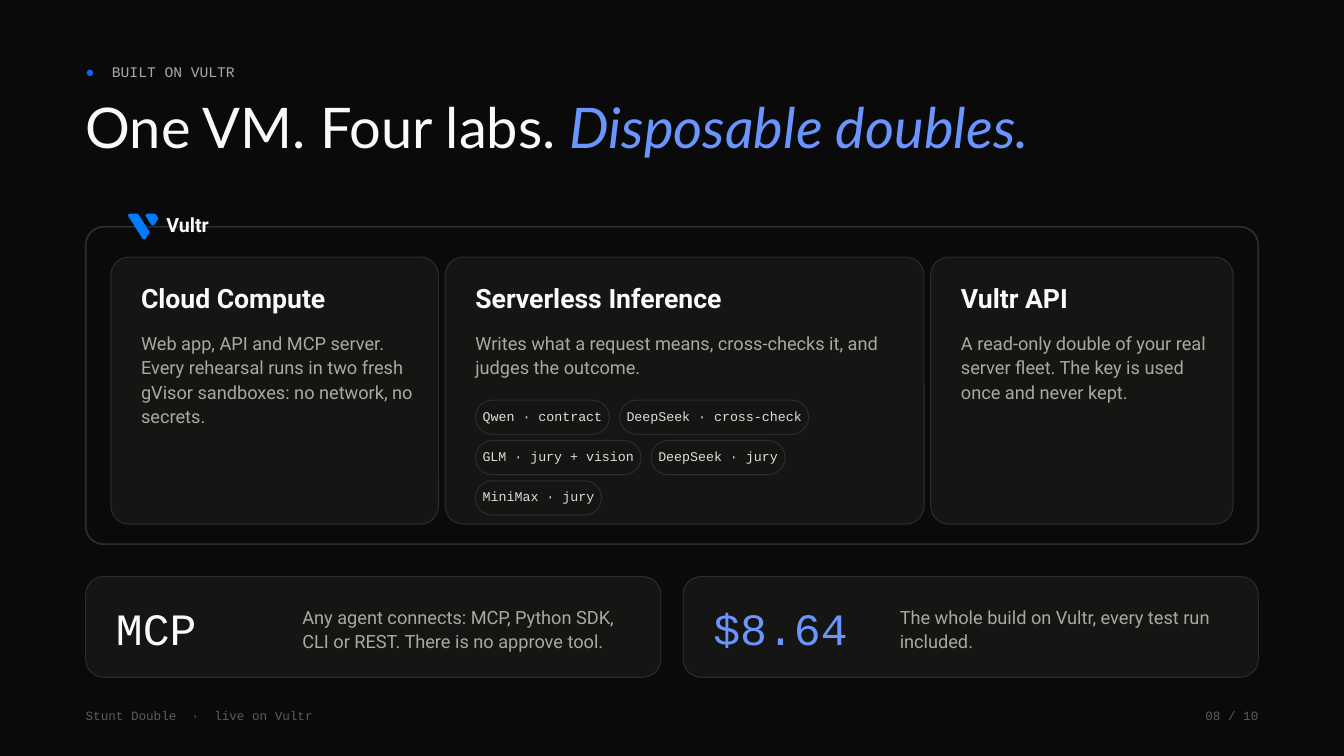
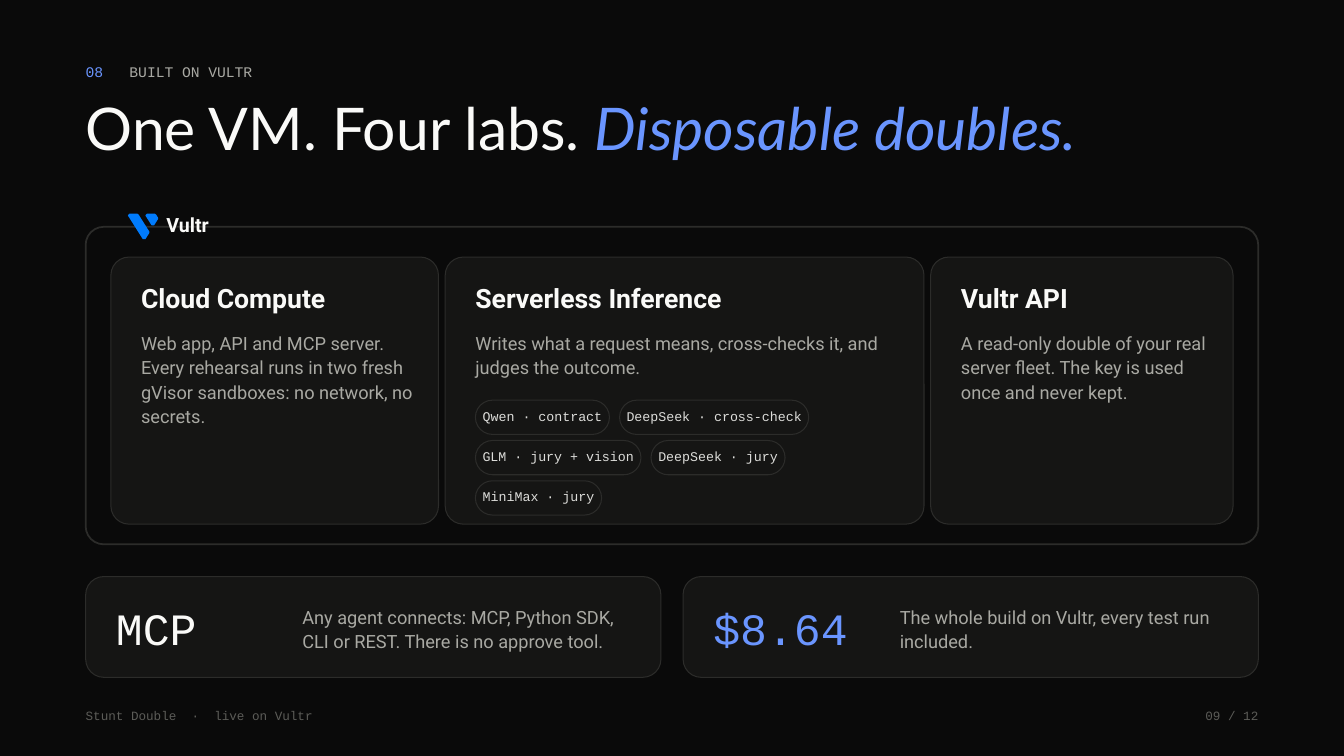
Before and after one commit to vidigoat/stunt-double, a slide deck: slide 9 of presentation/StuntDouble.pptx (slide 8 before the commit). Drawn at 1344x756 pixels with LibreOffice and Linux fonts; fonts in the diff are those of the drawing. Boxes give left, top, right and bottom in pixels: in the first picture for what was removed or moved away, otherwise in the second. Text is boxed around its words. In the diff, an @@ line names an element or a change of style, - is before the commit and + after.

```diff
--- a/presentation/StuntDouble.pptx
+++ b/presentation/StuntDouble.pptx
@@ text at [86, 67, 252, 77]: text changed @@
-● BUILT ON VULTR
+08 BUILT ON VULTR
@@ text "One VM. Four labs. Disposable ..." at [86, 106, 1076, 160]: size 40 to 42 pt @@
@@ text at [1205, 712, 1258, 720]: text changed @@
-08 / 10
+09 / 12
```
Also in this commit, not shown: 8 other slides changed, 3 slides added, 1 slide removed, 6 other files.
